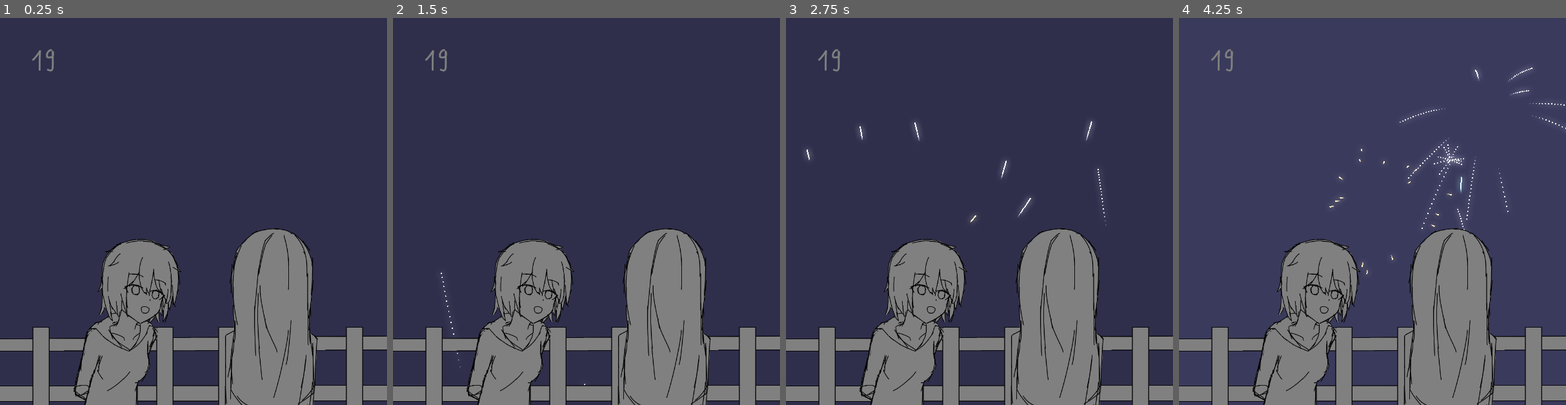
Above: before the commit, frames 1-4 (left to right).
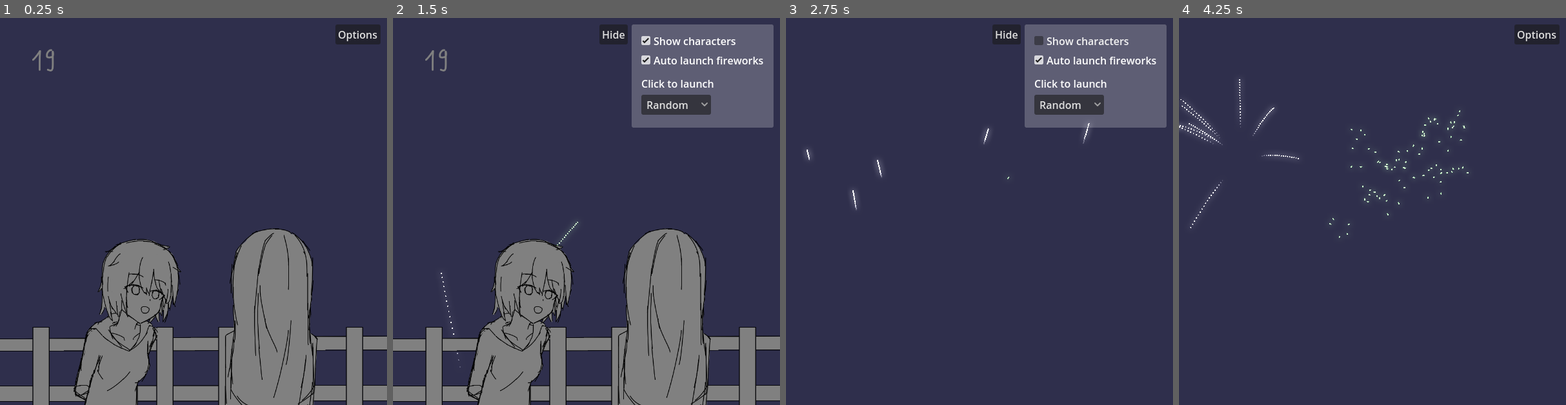
Above: after the commit, the same moments.

Repository: TripleCubes/AnimeSketch2023sSketchtoberDay19th
Game: Godot game, scene res://Scenes/main.tscn
Same seed, same stepped clock (60 frames per second), same inputs: the game is played once before the commit and once after it.
Inputs (mouse positions are in pixels of both pictures, inside the frame that each line leads up to):
- Up to frame 1 (0.25 s): no input
- Up to frame 2 (1.5 s): click (586, 211) at 0.52 s; click (749, 33) at 1.25 s, where only the run after the commit has a clickable "Options"
- Up to frame 3 (2.75 s): click (1080, 41) at 2 s, where only the run after the commit has a clickable "Show characters"
- Up to frame 4 (4.25 s): click (1461, 103) at 2.75 s, where only the run after the commit has a clickable "Random"; click (1399, 33) at 3.5 s, where only the run after the commit has a clickable "Hide"

The runs differ from the first frame. In frame 1, 0.6% of the frame differs, in the area x 86-99%, y 1-7%; in frame 2, 9.3%; in frame 3, 33%, in the area x 0-100%, y 1-100%; in frame 4, 25%.

Commit message:
Add options menu

Diff:
--- a/Fireworks/Scenes/main.tscn
+++ b/Fireworks/Scenes/main.tscn
@@ -6,6 +6,7 @@
 [ext_resource type="Shader" path="res://Shaders/vertical_blur.gdshader" id="4_h6am2"]
 [ext_resource type="Shader" path="res://Shaders/add.gdshader" id="5_hntl1"]
 [ext_resource type="Texture2D" uid="uid://bg5nuvqiic2mq" path="res://Assets/Sprites/_19.png" id="6_sh6ym"]
+[ext_resource type="Theme" uid="uid://bigt2ohojlacf" path="res://Themes/theme.tres" id="7_b3ngl"]
 
 [sub_resource type="ViewportTexture" id="ViewportTexture_b1a5d"]
 viewport_path = NodePath("FireworkLauncher")
@@ -40,6 +41,22 @@
 shader = ExtResource("5_hntl1")
 shader_parameter/vertical_blurred_texture = SubResource("ViewportTexture_tftqy")
 shader_parameter/unblurred_texture = SubResource("ViewportTexture_n33ke")
+
+[sub_resource type="StyleBoxFlat" id="StyleBoxFlat_kagxu"]
+bg_color = Color(0.6, 0.6, 0.6, 0)
+
+[sub_resource type="StyleBoxFlat" id="StyleBoxFlat_v5o6s"]
+bg_color = Color(0.6, 0.6, 0.6, 0)
+
+[sub_resource type="StyleBoxFlat" id="StyleBoxFlat_pvcyo"]
+bg_color = Color(0.6, 0.6, 0.6, 0)
+
+[sub_resource type="StyleBoxFlat" id="StyleBoxFlat_x0ggl"]
+bg_color = Color(1, 1, 1, 0.227451)
+corner_radius_top_left = 3
+corner_radius_top_right = 3
+corner_radius_bottom_right = 3
+corner_radius_bottom_left = 3
 
 [node name="Main" type="Node2D"]
 script = ExtResource("1_2r0h1")
@@ -85,7 +102,98 @@
 offset_right = 600.0
 offset_bottom = 600.0
 
-[node name="19" type="Sprite2D" parent="."]
+[node name="Characters" type="Sprite2D" parent="."]
 position = Vector2(300, 300)
 scale = Vector2(0.6, 0.6)
 texture = ExtResource("6_sh6ym")
+
+[node name="BkgButton" type="Button" parent="."]
+offset_right = 600.0
+offset_bottom = 600.0
+theme_override_styles/normal = SubResource("StyleBoxFlat_kagxu")
+theme_override_styles/hover = SubResource("StyleBoxFlat_v5o6s")
+theme_override_styles/pressed = SubResource("StyleBoxFlat_pvcyo")
+
+[node name="ShowUIButton" type="Button" parent="."]
+offset_left = 520.0
+offset_top = 10.0
+offset_right = 590.0
+offset_bottom = 41.0
+theme = ExtResource("7_b3ngl")
+text = "Options
+"
+
+[node name="UI" type="Control" parent="."]
+visible = false
+layout_mode = 3
+anchors_preset = 0
+offset_left = 370.0
+offset_top = 10.0
+offset_right = 590.0
+offset_bottom = 170.0
+theme = ExtResource("7_b3ngl")
+
+[node name="Bkg" type="Panel" parent="UI"]
+layout_mode = 0
+offset_right = 220.0
+offset_bottom = 160.0
+theme_override_styles/panel = SubResource("StyleBoxFlat_x0ggl")
+
+[node name="ShowCharacters" type="CheckBox" parent="UI"]
+layout_mode = 0
+offset_left = 10.0
+offset_top = 10.0
+offset_right = 101.0
+offset_bottom = 41.0
+button_pressed = true
+text = "Show characters
+"
+
+[node name="AutoLaunchFireworks" type="CheckBox" parent="UI"]
+layout_mode = 0
+offset_left = 10.0
+offset_top = 40.0
+offset_right = 209.0
+offset_bottom = 71.0
+button_pressed = true
+text = "Auto launch fireworks"
+
+[node name="ClickToLaunchLabel" type="Label" parent="UI"]
+layout_mode = 0
+offset_left = 15.0
+offset_top = 80.0
+offset_right = 144.0
+offset_bottom = 106.0
+text = "Click to launch
+"
+
+[node name="ClickToLaunch" type="OptionButton" parent="UI"]
+layout_mode = 0
+offset_left = 15.0
+offset_top = 109.0
+offset_right = 123.0
+offset_bottom = 140.0
+item_count = 5
+selected = 0
+popup/item_0/text = "Random"
+popup/item_0/id = 0
+popup/item_1/text = "White"
+popup/item_1/id = 1
+popup/item_2/text = "Yellow"
+popup/item_2/id = 2
+popup/item_3/text = "Blue"
+popup/item_3/id = 3
+popup/item_4/text = "Green"
+popup/item_4/id = 4
+
+[node name="HideUIButton" type="Button" parent="UI"]
+layout_mode = 0
+offset_left = -50.0
+offset_right = -6.0
+offset_bottom = 31.0
+text = "Hide"
+
+[connection signal="pressed" from="BkgButton" to="." method="_on_bkg_button_pressed"]
+[connection signal="pressed" from="ShowUIButton" to="." method="_on_show_ui_button_pressed"]
+[connection signal="pressed" from="UI/ShowCharacters" to="." method="_on_show_characters_pressed"]
+[connection signal="pressed" from="UI/HideUIButton" to="." method="_on_hide_ui_button_pressed"]
--- a/Fireworks/Scripts/Fireworks/dynamic_firework_launch.gd
+++ b/Fireworks/Scripts/Fireworks/dynamic_firework_launch.gd
@@ -14,6 +14,9 @@
 
 	if _time_until_next_launch < 0:
 		_time_until_next_launch = randf_range(3, 5)
+
+		if not GV.auto_launch_firework_checkbox.button_pressed:
+			return
 
 		var dice: = randf_range(0, 10)
 		if dice > 4:
--- a/Fireworks/Scripts/Singletons/global_vars.gd
+++ b/Fireworks/Scripts/Singletons/global_vars.gd
@@ -4,5 +4,7 @@
 @onready var horizontal_blur_color_rect: = get_node("/root/Main/HorizontalBlurred/HorizontalBlur")
 @onready var vertical_blur_color_rect: = get_node("/root/Main/VerticalBlurred/VerticalBlur")
 @onready var add_color_rect: = get_node("/root/Main/Add")
+@onready var auto_launch_firework_checkbox: CheckBox = get_node("/root/Main/UI/AutoLaunchFireworks")
+@onready var click_to_launch_options: OptionButton = get_node("/root/Main/UI/ClickToLaunch")
 
 @onready var bkg: ColorRect = get_node("/root/Main/FireworkLauncher/Bkg")
--- a/Fireworks/Scripts/main.gd
+++ b/Fireworks/Scripts/main.gd
@@ -8,10 +8,25 @@
 	GV.vertical_blur_color_rect.material.set_shader_parameter("BLUR_RANGE", Consts.BLUR_RANGE)
 	GV.vertical_blur_color_rect.material.set_shader_parameter("INTENSITY_MUL", Consts.INTENSITY_MUL)
 
-func _process(_delta):
-	if Input.is_action_just_pressed("MOUSE_LEFT"):
-		var firework_type = DynamicFireworkLaunch.firework_type_list[randi_range(0, 3)]
-		firework_type.create_and_add(0, GF.mouse_pos())
+func _on_show_characters_pressed():
+	if not $UI/ShowCharacters.button_pressed:
+		$Characters.hide()
+		return
 
-	if Input.is_action_just_pressed("KEY_2"):
-		print(GV.firework_launcher.list.size())
+	$Characters.show()
+
+func _on_show_ui_button_pressed():
+	$UI.show()
+	$ShowUIButton.hide()
+
+func _on_hide_ui_button_pressed():
+	$UI.hide()
+	$ShowUIButton.show()
+
+func _on_bkg_button_pressed():
+	var firework_type = null
+	if GV.click_to_launch_options.selected == 0:
+		firework_type = DynamicFireworkLaunch.firework_type_list[randi_range(0, 3)]
+	else:
+		firework_type = DynamicFireworkLaunch.firework_type_list[GV.click_to_launch_options.selected - 1]
+	firework_type.create_and_add(0, GF.mouse_pos())
--- /dev/null
+++ b/Fireworks/Themes/theme.tres
@@ -0,0 +1,11 @@
+[gd_resource type="Theme" load_steps=3 format=3 uid="uid://bigt2ohojlacf"]
+
+[sub_resource type="StyleBoxFlat" id="StyleBoxFlat_6l860"]
+bg_color = Color(0.6, 0.6, 0.6, 0)
+
+[sub_resource type="StyleBoxFlat" id="StyleBoxFlat_vqua6"]
+bg_color = Color(0.6, 0.6, 0.6, 0)
+
+[resource]
+CheckBox/styles/focus = SubResource("StyleBoxFlat_6l860")
+OptionButton/styles/focus = SubResource("StyleBoxFlat_vqua6")
Not shown: 1 places in Fireworks/Scenes/main.tscn that only renumber resources
